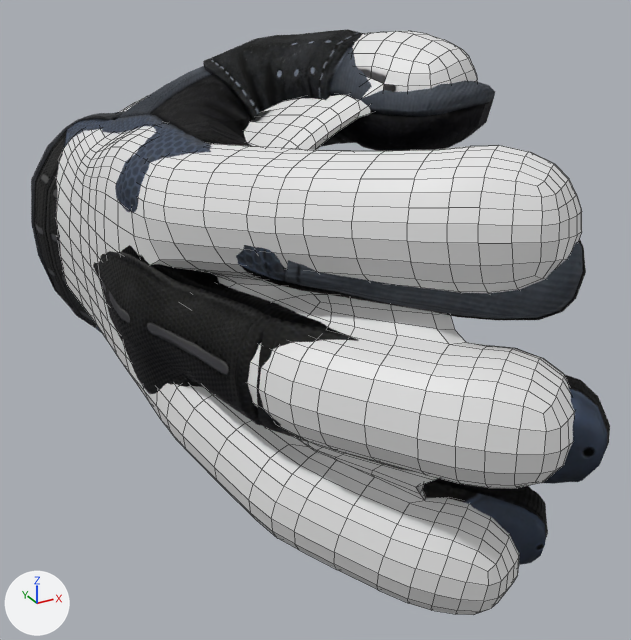
One commit to the FBX model Normal Pizza for Normal People/Assets/Models/FroggyHand.fbx: the scene before it, then after it.
Before and after are seen from a 50 mm lens placed at (-0.074, -0.267, 0.089), pointed at (0.027, -0.084, -0.003). The axes (+X, +Y, +Z) are drawn at lower left. The lights are the same throughout. Mesh edges are drawn as thin lines on the coarser meshes. Where no turn or scale is listed for an object, it has been applied to the vertices. Vertices at the same position are counted once.

Names of what the first picture shows: 'Cylinder', 'renderMesh0'.
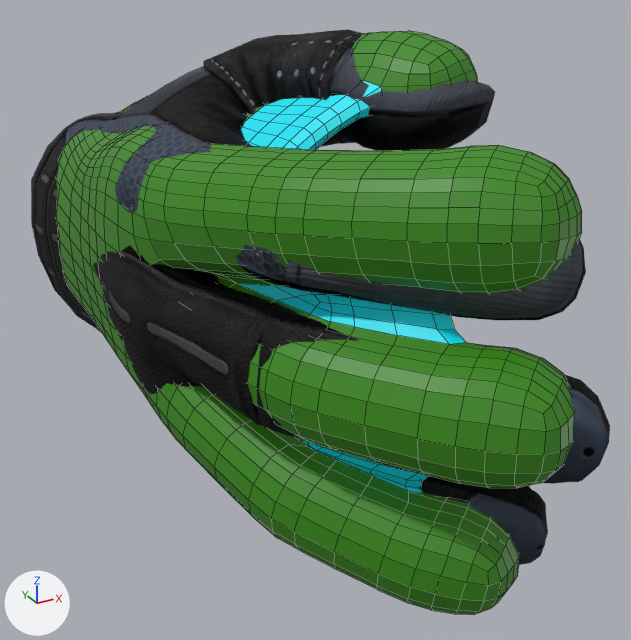
Where the newer file only moved an object's origin or applied its transform, the numbers keep the older frame.

Diff of the bpy script that builds the scene:
```diff
--- a/Normal Pizza for Normal People/Assets/Models/FroggyHand.fbx.py
+++ b/Normal Pizza for Normal People/Assets/Models/FroggyHand.fbx.py
@@ img_froggyhandtexture_png @@
+img_froggyhandtexture_png = load_image('FroggyHandTexture.png', '../Sprites/FroggyHandTexture.png', 1024, 1024, 'sRGB')
@@ mat_froggyhandmaterial @@
+mat_froggyhandmaterial = principled_material('FroggyHandMaterial')
+mat_froggyhandmaterial.texture = img_froggyhandtexture_png
@@ me_cylinder_001 @@
 me_cylinder_001.from_pydata(...)  # 1874 vertices, 1876 faces; spans x -0.021..0.06, y -0.043..0.15, z -0.081..0.03
 # used by ob_cylinder; location = (0.0, -0.1323, 0.0394)
-me_cylinder_001.vertices[61].co = (0.016, -0.025, -0.043)
-me_cylinder_001.vertices[100].co = (0.017, -0.017, -0.055)  # pixel (425, 500)
-me_cylinder_001.vertices[310].co = (0.02, -0.022, -0.042)
-me_cylinder_001.vertices[314].co = (0.006, -0.002, -0.042)
-me_cylinder_001.vertices[387].co = (0.013, -0.018, -0.049)  # pixel (415, 487)
-me_cylinder_001.vertices[430].co = (0.007, -0.004, -0.042)
-me_cylinder_001.vertices[583].co = (0.018, -0.024, -0.043)
-me_cylinder_001.vertices[1120].co = (0.006, -0.003, -0.042)
-me_cylinder_001.vertices[1143].co = (0.015, -0.017, -0.052)  # pixel (420, 494)
-me_cylinder_001.vertices[1229].co = (0.015, -0.021, -0.046)  # pixel (433, 480)
-me_cylinder_001.vertices[1305].co = (0.013, -0.013, -0.042)
+# me_cylinder_001 part 1: 37 of 1874 vertices moved; they spanned x 0.008..0.034, y 0.029..0.064, z -0.004..0.021 and now span x 0.008..0.034, y 0.029..0.062, z -0.007..0.02; mean shift (0.001, -0.001, 0.0); largest move (0.023, 0.062, 0.012) -> (0.026, 0.055, 0.01)
+# me_cylinder_001 part 2
+me_cylinder_001.vertices[61].co = (0.015, -0.022, -0.044)
+me_cylinder_001.vertices[100].co = (0.015, -0.013, -0.054)  # pixel (408, 491)
+me_cylinder_001.vertices[310].co = (0.019, -0.02, -0.043)
+me_cylinder_001.vertices[314].co = (0.005, 0.004, -0.042)
+me_cylinder_001.vertices[387].co = (0.013, -0.016, -0.049)  # pixel (406, 479)
+me_cylinder_001.vertices[430].co = (0.009, -0.006, -0.043)
+me_cylinder_001.vertices[583].co = (0.018, -0.023, -0.044)
+me_cylinder_001.vertices[1120].co = (0.007, -0.002, -0.043)
+me_cylinder_001.vertices[1143].co = (0.013, -0.014, -0.052)  # pixel (405, 485)
+me_cylinder_001.vertices[1229].co = (0.013, -0.018, -0.046)  # pixel (417, 473)
+me_cylinder_001.vertices[1305].co = (0.014, -0.012, -0.043)
+# me_cylinder_001 part 3: 1876 faces spanning x -0.021..0.06, y -0.043..0.15, z -0.081..0.03 switch from no material to mat_froggyhandmaterial (picture img_froggyhandtexture_png)
```

Location of each change, [x1, y1, x2, y2] in pixels of the pictures (631 x 640 px; the box of a moved part takes in the faces that stretch with it):
part 1 of me_cylinder_001, moved or reshaped: before [244, 66, 409, 143]; after [241, 66, 409, 143]
part 2 of me_cylinder_001, moved or reshaped: before [368, 465, 448, 511]; after [367, 464, 447, 511]
part 3 of me_cylinder_001, recoloured (white to green): [56, 31, 582, 615] in both
